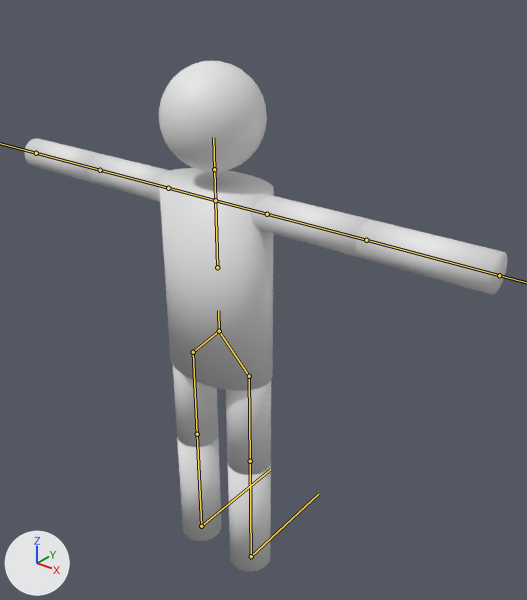
Renders of the FBX model Content/Resources/Character02.fbx from each side of a commit.
The view is the same before and after, from a 50 mm camera at (0.722, -0.786, 1.03) aimed at (0.001, 0.116, 0.472). Every picture has the same lights, and +X, +Y and +Z are marked at lower left. The bones that bend it are drawn over the model as lines.
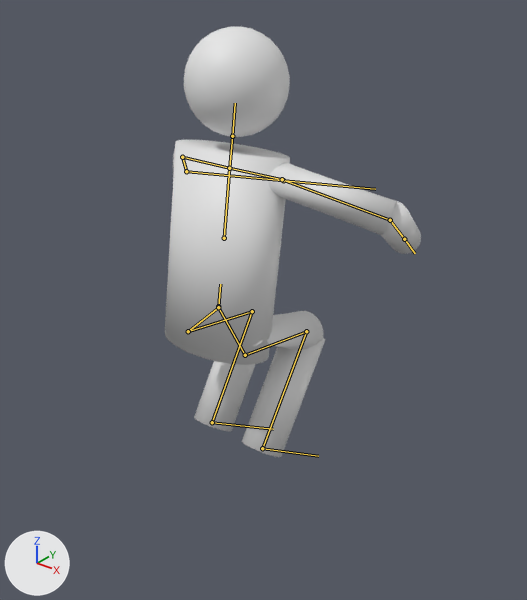
The newer file adds an action. The first version stands in its rest pose; the second is drawn at frame 21 of the action 'Character|jump'.

Boxes (x1, y1, x2, y2) around the edits, measured in the pictures (527 x 600 px):
```json
{"object": "mesh", "change": "posed", "before": [24, 61, 507, 572], "after": [165, 27, 421, 457], "on screen": "47% narrower, 16% shorter"}
{"bone": "spine01", "before": "(219, 331) to (218, 310)", "after": "(218, 306) to (220, 284)"}
{"bone": "upperarm_l", "before": "(168, 188) to (100, 170)", "after": "(182, 157) to (186, 171)"}
{"bone": "lowerarm_l", "before": "(100, 170) to (36, 153)", "after": "(186, 171) to (283, 180)"}
{"bone": "upperarm_r", "before": "(267, 214) to (366, 240)", "after": "(282, 179) to (390, 220)"}
{"bone": "lowerarm_r", "before": "(366, 240) to (499, 275)", "after": "(390, 220) to (404, 239)"}
{"bone": "thigh_l", "before": "(193, 352) to (197, 434)", "after": "(188, 331) to (252, 311)"}
{"bone": "calf_l", "before": "(197, 434) to (201, 526)", "after": "(252, 311) to (212, 422)"}
{"bone": "thigh_r", "before": "(249, 376) to (250, 461)", "after": "(245, 355) to (306, 331)"}
{"bone": "calf_r", "before": "(250, 461) to (251, 556)", "after": "(306, 331) to (262, 448)"}
```

Edits to the scene script, one JSON object a line:
```json
{"block": "bone_spine01", "where": "bone_spine01 = bpy.data.objects['Character'].pose.bones['spine01']"}
{"op": "set", "path": "bone_spine01.location", "old": "(0.0, 0.0, 0.0)", "new": "(0.0, 0.46, 0.0)"}
{"op": "set", "path": "bone_spine01.rotation_quaternion", "old": "(1.0, 0.0, 0.0, 0.0)", "new": "(0.997, -0.077, 0.0, 0.0)", "note": "degrees (0, 0, 0) -> degrees (-9, 0, 0)"}
{"block": "bone_upperarm_l", "where": "bone_upperarm_l = bpy.data.objects['Character'].pose.bones['upperarm_l']  # child of 'shoulder_l'"}
{"op": "set", "path": "bone_upperarm_l.rotation_quaternion", "old": "(1.0, 0.0, 0.0, 0.0)", "new": "(0.886, -0.425, 0.16, 0.088)", "note": "degrees (0, 0, 0) -> degrees (-51, 21, 1)"}
{"block": "bone_lowerarm_l", "where": "bone_lowerarm_l = bpy.data.objects['Character'].pose.bones['lowerarm_l']  # child of 'upperarm_l'"}
{"op": "set", "path": "bone_lowerarm_l.rotation_quaternion", "old": "(1.0, 0.0, 0.0, 0.0)", "new": "(0.731, -0.662, -0.167, -0.006)", "note": "degrees (0, 0, 0) -> degrees (-86, -15, 13)"}
{"block": "bone_upperarm_r", "where": "bone_upperarm_r = bpy.data.objects['Character'].pose.bones['upperarm_r']  # child of 'shoulder_r'"}
{"op": "set", "path": "bone_upperarm_r.rotation_quaternion", "old": "(1.0, 0.0, 0.0, 0.0)", "new": "(0.932, -0.205, -0.297, -0.045)", "note": "degrees (0, 0, 0) -> degrees (-26, -35, 3)"}
{"block": "bone_lowerarm_r", "where": "bone_lowerarm_r = bpy.data.objects['Character'].pose.bones['lowerarm_r']  # child of 'upperarm_r'"}
{"op": "set", "path": "bone_lowerarm_r.rotation_quaternion", "old": "(1.0, 0.0, 0.0, 0.0)", "new": "(0.73, -0.662, 0.169, 0.011)", "note": "degrees (0, 0, 0) -> degrees (-86, 15, -12)"}
{"block": "bone_thigh_l", "where": "bone_thigh_l = bpy.data.objects['Character'].pose.bones['thigh_l']  # child of 'pelvis_l'"}
{"op": "set", "path": "bone_thigh_l.rotation_quaternion", "old": "(1.0, 0.0, 0.0, 0.0)", "new": "(0.713, 0.0, 0.0, -0.701)", "note": "degrees (0, 0, 0) -> degrees (0, 0, -89)"}
{"block": "bone_calf_l", "where": "bone_calf_l = bpy.data.objects['Character'].pose.bones['calf_l']  # child of 'thigh_l'"}
{"op": "set", "path": "bone_calf_l.rotation_quaternion", "old": "(1.0, 0.0, 0.0, 0.0)", "new": "(0.554, 0.0, 0.0, 0.832)", "note": "degrees (0, 0, 0) -> degrees (0, 0, 113)"}
{"block": "bone_thigh_r", "where": "bone_thigh_r = bpy.data.objects['Character'].pose.bones['thigh_r']  # child of 'pelvis_r'"}
{"op": "set", "path": "bone_thigh_r.rotation_quaternion", "old": "(1.0, 0.0, 0.0, 0.0)", "new": "(0.713, 0.0, 0.0, 0.701)", "note": "degrees (0, 0, 0) -> degrees (0, 0, 89)"}
{"block": "bone_calf_r", "where": "bone_calf_r = bpy.data.objects['Character'].pose.bones['calf_r']  # child of 'thigh_r'"}
{"op": "set", "path": "bone_calf_r.rotation_quaternion", "old": "(1.0, 0.0, 0.0, 0.0)", "new": "(0.537, 0.0, 0.0, -0.843)", "note": "degrees (0, 0, 0) -> degrees (0, 0, -115)"}
```
